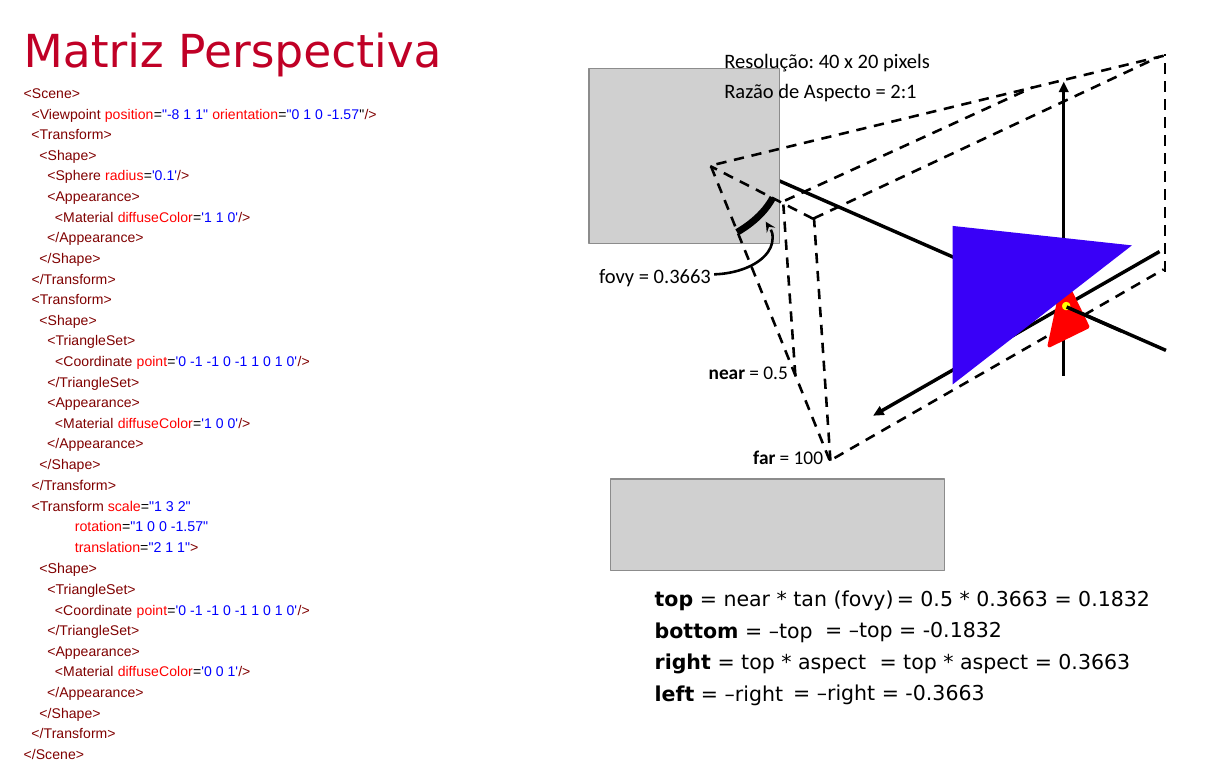
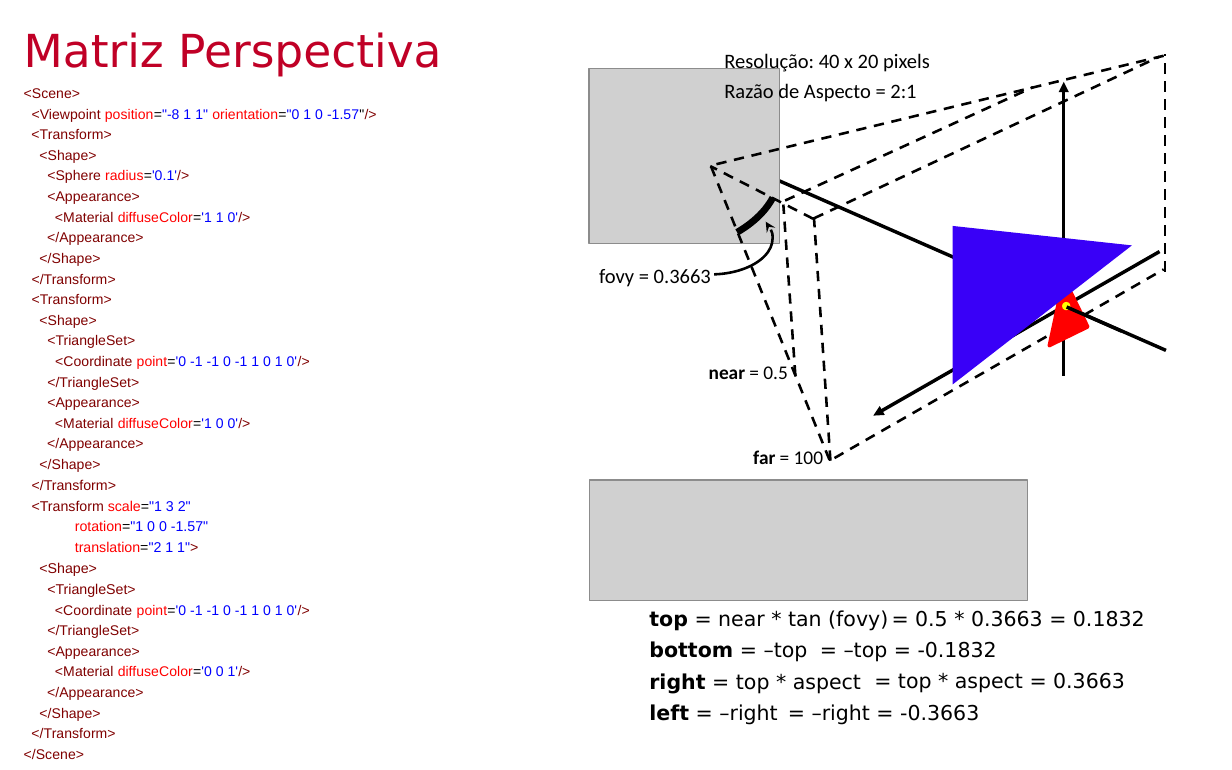
Before and after one commit to lpsoares/ComputacaoGrafica, a slide deck: slide 19 of content/aulas/07-revisao1/aula7_revisao1.pptx. Drawn at 1232x770 pixels with LibreOffice and Linux fonts; fonts in the diff are those of the drawing; grey boxes stand for pictures; background and template pictures are left out. Boxes give left, top, right and bottom in pixels: in the first picture for what was removed or moved away, otherwise in the second. Text is boxed around its words. In the diff, an @@ line names an element or a change of style, - is before the commit and + after.

```diff
--- a/content/aulas/07-revisao1/aula7_revisao1.pptx
+++ b/content/aulas/07-revisao1/aula7_revisao1.pptx
@@ picture: place and size @@
-picture at (611, 479, 945, 570)
+picture at (589, 480, 1026, 601)
@@ text "top = near * tan ...": place and size @@
-text "top = near * tan ..." at (655, 590, 1028, 706)
+text "top = near * tan ..." at (649, 610, 1023, 725)
@@ text "= 0.5 * 0.3663 = ...": place and size @@
-text "= 0.5 * 0.3663 = ..." at (798, 590, 1150, 705)
+text "= 0.5 * 0.3663 = ..." at (793, 610, 1145, 725)
```
Also in this commit, not shown: 17 other slides changed, 1 slide removed, 3 other files.
